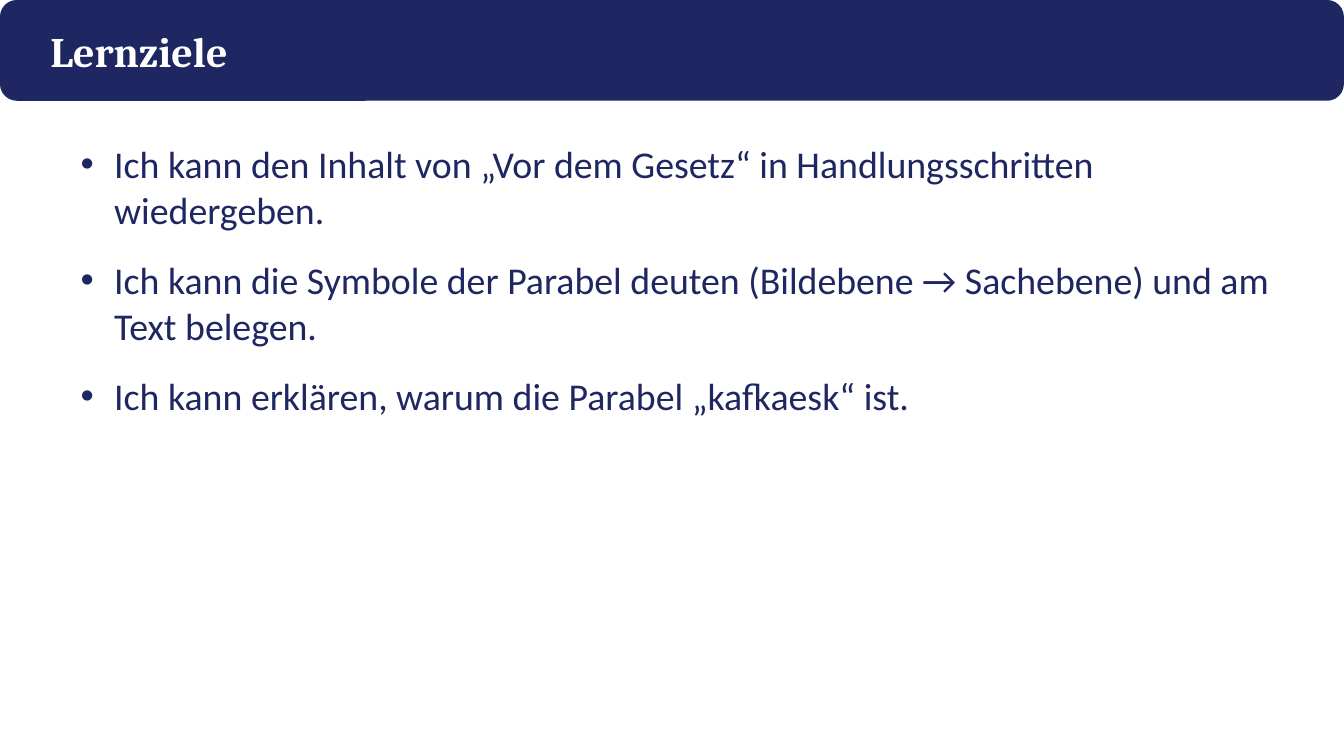
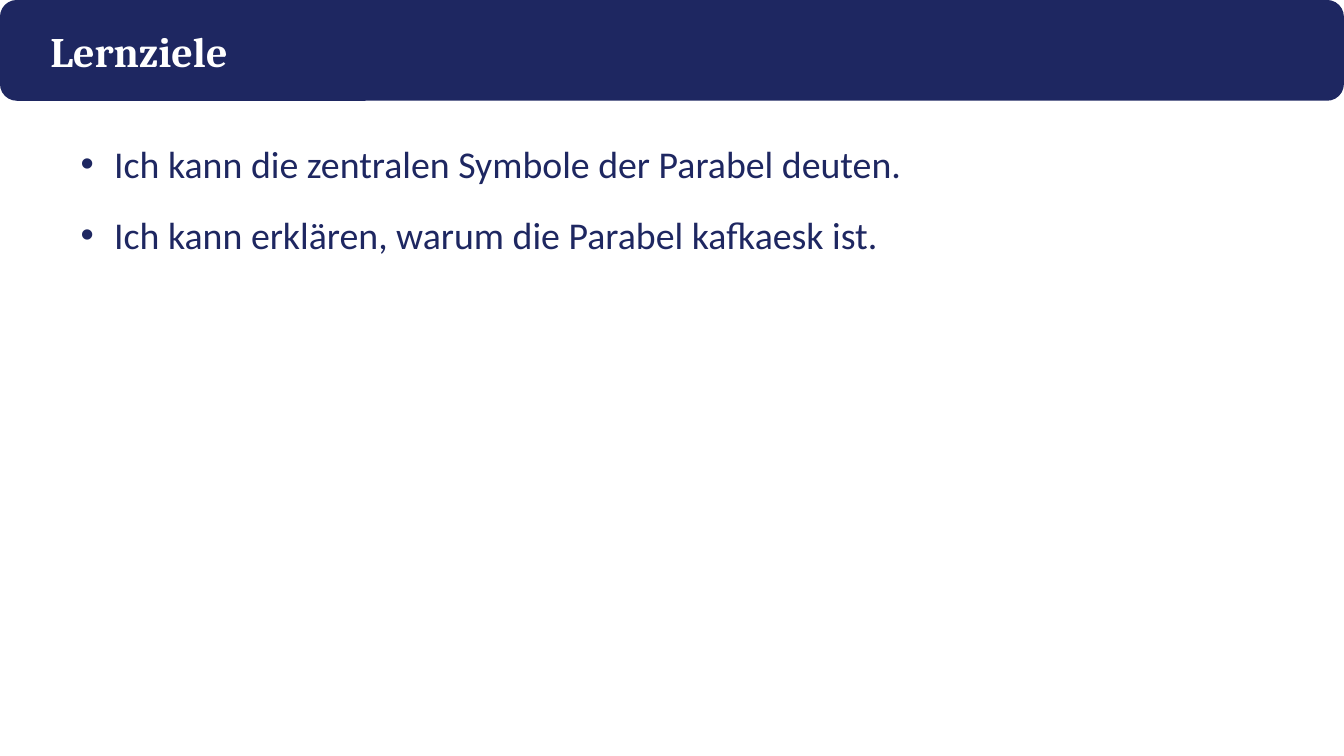
Before and after one commit to golzkonstantin-gif/Schule, a slide deck: slide 3 of Deutsch_11/Kafka_Vor_dem_Gesetz/Praesentation_Vor_dem_Gesetz.pptx. Drawn at 1344x756 pixels with LibreOffice and Linux fonts; fonts in the diff are those of the drawing. Boxes give left, top, right and bottom in pixels: in the first picture for what was removed or moved away, otherwise in the second. Text is boxed around its words. In the diff, an @@ line names an element or a change of style, - is before the commit and + after.

```diff
--- a/Deutsch_11/Kafka_Vor_dem_Gesetz/Praesentation_Vor_dem_Gesetz.pptx
+++ b/Deutsch_11/Kafka_Vor_dem_Gesetz/Praesentation_Vor_dem_Gesetz.pptx
@@ text at (114,151,901,254): text changed @@
-• Ich kann den Inhalt von „Vor dem Gesetz“ in Handlungsschritten wiedergeben.
-• Ich kann die Symbole der Parabel deuten (Bildebene → Sachebene) und am Text belegen.
-• Ich kann erklären, warum die Parabel „kafkaesk“ ist.
+• Ich kann die zentralen Symbole der Parabel deuten.
+• Ich kann erklären, warum die Parabel kafkaesk ist.
```
Also in this commit, not shown: 7 other slides changed, 10 slides added, 10 slides removed, 13 other files.
